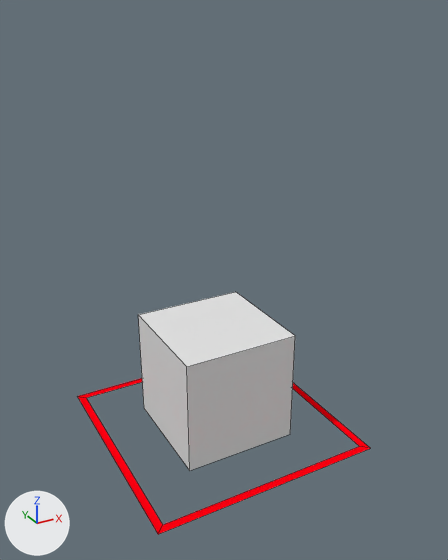
The Blender file rct2/scenery/ShrubsAndOrnaments/tgs_Giraffe-Statue/tgs_V001.blend as it was, and as the next commit left it.
Camera for both pictures: a 50 mm camera at (-4.43, -8.41, 7.01) aimed at (0.05, -0.26, 2.93). The lights are fixed; the arrows at lower left show +X, +Y and +Z. Mesh edges are drawn as thin lines.

Before the edit, the objects in view are built like this:
```python
me_cube = bpy.data.meshes.new('Cube')
me_cube.from_pydata(...)  # a box spanning x -1.0..1.0, y -1.0..1.0, z 0.0..2.0
me_cube.materials.append(None)
me_plane_001 = bpy.data.meshes.new('Plane.001')
me_plane_001.from_pydata([(-2.0, -2.0, 0.0), (2.0, -2.0, 0.0), (-2.0, 2.0, 0.0), (2.0, 2.0, 0.0), (-1.86, 1.86, 0.0), (-1.86, -1.86, 0.0), (1.86, -1.86, 0.0), (1.86, 1.86, 0.0)], [], [(5, 4, 2, 0), (6, 5, 0, 1), (7, 6, 1, 3), (4, 7, 3, 2)])
me_plane_001.materials.append(mat_guide)  # red #ff000f
ob_cube = bpy.data.objects.new('Cube', me_cube)
ob_cube.location = (0.0, 0.0, 0.0)
ob_plane_001 = bpy.data.objects.new('Plane.001', me_plane_001)
ob_plane_001.location = (0.0, 0.0, 0.0)
```
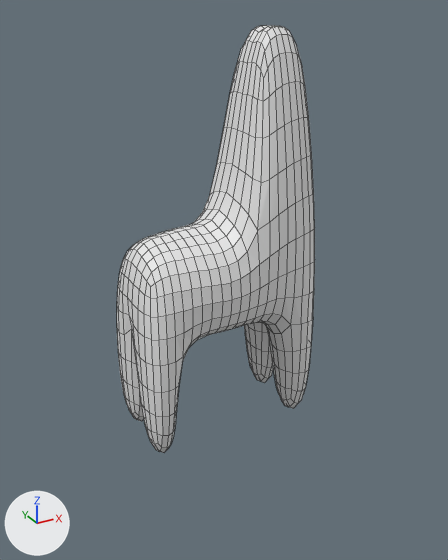
What differs and where, as boxes [x1, y1, x2, y2] in the pictures (448 x 560 px):
'Cube', reshaped, moved, modifiers changed (26% wider, 140% taller)
    before: [138, 292, 295, 470]
    after: [117, 25, 315, 453]
'Plane.001', hidden (red)
    before: [77, 378, 370, 534]

What the commit changed:
me_cube is used by ob_cube; location (0.0, 0.0, 0.0).
me_cube had 8 vertices, 6 faces and spanned x -1.0..1.0, y -1.0..1.0, z 0.0..2.0.
me_cube now has 37 vertices, 29 faces and spans x -1.6..1.6, y -1.0..0.0, z -2.2..4.7.
Part 1, on me_cube:
6 vertices are removed from x -1.0..1.0, y -1.0..1.0, z 0.0..2.0.
6 faces are deleted.
35 vertices are added at x -1.6..1.6, y -1.0..0.0, z -2.2..4.7.
29 new faces join them.
Object 'Cube' (ob_cube) moves from (0.0, 0.0, 0.0) to (0.0, 0.0, 2.2).
Object 'Cube' (ob_cube) gains a SUBSURF modifier named 'Subsurf'.
Modifier setting: levels = 2.
Object 'Cube' (ob_cube) gains a MIRROR modifier named 'Mirror'.
Modifier setting: use_axis = (False, True, False).
Modifier setting: use_clip = True.
Object 'Plane.001' (ob_plane_001) is now hidden.
